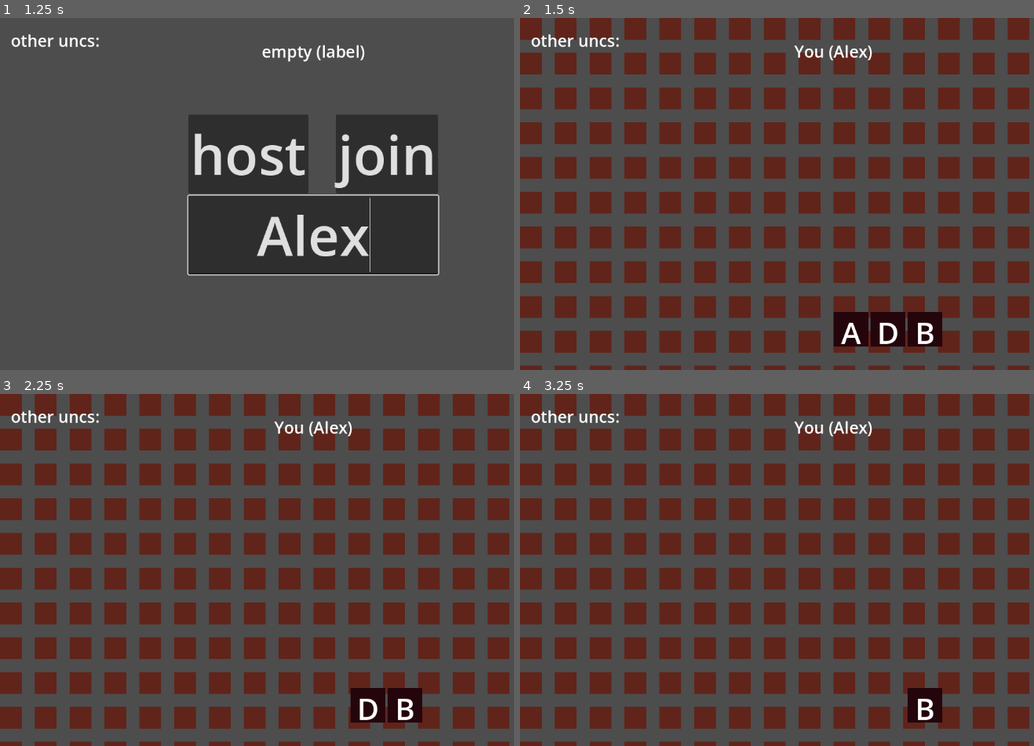
Above: before the commit, frames 1-4 (two rows, left to right).
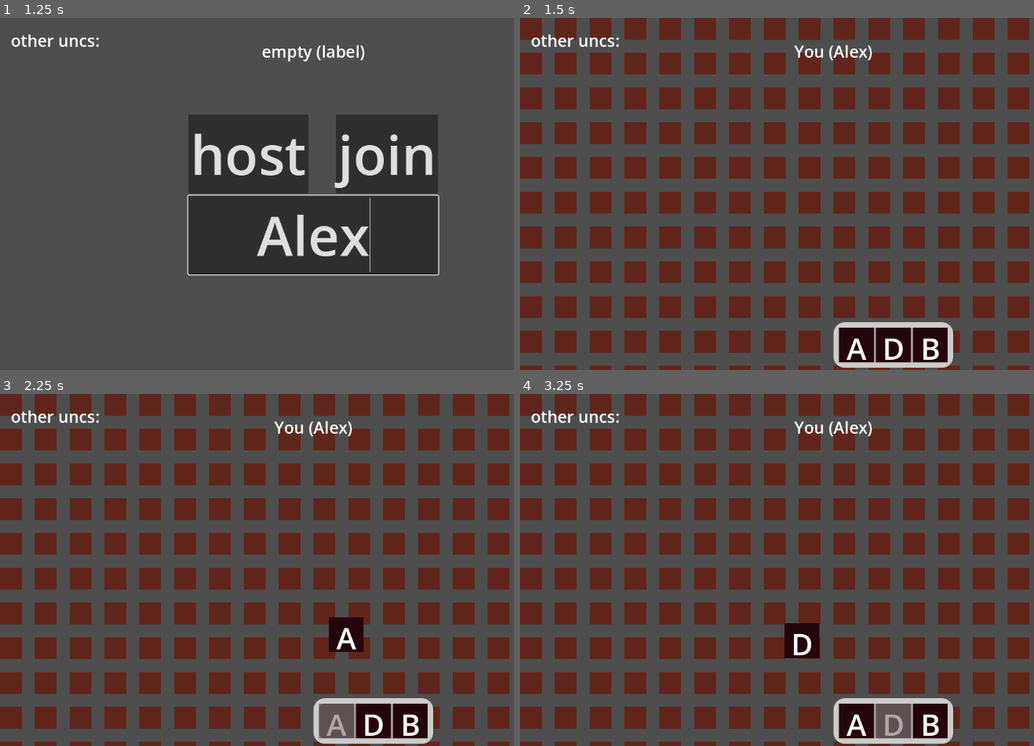
Above: after the commit, the same moments.

Repository: generallyy/bananagrams
Game: Godot game, scene res://scenes/Main.tscn
Same seed, same stepped clock (60 frames per second), same inputs: the game is played once before the commit and once after it.
Inputs (mouse positions are in pixels of both pictures, inside the frame that each line leads up to):
- Up to frame 1 (1.25 s): click (313, 236) at 0.52 s; type "Alex" at 0.6 s
- Up to frame 2 (1.5 s): click "host" at 1.25 s
- Up to frame 3 (2.25 s): tap Enter at 2 s; drag from (328, 703) to (375, 492) at 2.02 s
- Up to frame 4 (3.25 s): drag from (890, 703) to (802, 640) at 2.77 s

Frame 1 is identical in both runs. In frame 2, 2.9% of the frame differs, in the area x 60-85%, y 83-100%; in frame 3, 3.3%; in frame 4, 3.4%, in the area x 51-85%, y 65-100%.

Commit message:
drag (center drag, hidden mouse drag)
dude this is pain.
just spent the entire time trying to find documents to drag the center of the node, and then the rest of the time to figure out that you can't change the mouse icon when it's dragging. Sigh.

Diff:
--- a/scenes/Cell.tscn
+++ b/scenes/Cell.tscn
@@ -2,7 +2,9 @@
 
 [ext_resource type="Script" path="res://scripts/Cell.gd" id="1_br3w8"]
 
-[node name="Cell" type="Node2D"]
+[node name="Cell" type="Control"]
+layout_mode = 3
+anchors_preset = 0
 script = ExtResource("1_br3w8")
 
 [node name="ColorRect" type="ColorRect" parent="."]
--- a/scenes/Main.tscn
+++ b/scenes/Main.tscn
@@ -31,9 +31,6 @@
 theme = SubResource("Theme_d8q4l")
 script = ExtResource("1_c455u")
 player_scene = ExtResource("2_bosci")
-
-[node name="Player" parent="." instance=ExtResource("2_bosci")]
-layout_mode = 1
 
 [node name="Start Menu" type="CenterContainer" parent="."]
 texture_filter = 1
--- a/scenes/Tile.tscn
+++ b/scenes/Tile.tscn
@@ -18,6 +18,7 @@
 script = ExtResource("1_r3f4r")
 
 [node name="ColorRect" type="ColorRect" parent="."]
+layout_mode = 0
 offset_right = 64.0
 offset_bottom = 64.0
 color = Color(0.140141, 0.022391, 0.0483121, 1)
--- a/scenes/TileRack.tscn
+++ b/scenes/TileRack.tscn
@@ -1,7 +1,16 @@
 [gd_scene load_steps=3 format=3 uid="uid://bav8flav72ovb"]
 
 [ext_resource type="Script" path="res://scripts/TileRack.gd" id="1_u6lcx"]
-[ext_resource type="PackedScene" uid="uid://b7wwg2dlct326" path="res://scenes/Tile.tscn" id="2_4u2oi"]
+
+[sub_resource type="StyleBoxFlat" id="StyleBoxFlat_lpeku"]
+border_width_left = 10
+border_width_top = 10
+border_width_right = 10
+border_width_bottom = 10
+corner_radius_top_left = 20
+corner_radius_top_right = 20
+corner_radius_bottom_right = 20
+corner_radius_bottom_left = 20
 
 [node name="TileRack" type="Control"]
 layout_mode = 3
@@ -10,20 +19,17 @@
 anchor_top = 1.0
 anchor_right = 0.5
 anchor_bottom = 1.0
-offset_top = -48.0
-offset_bottom = -48.0
+offset_top = -88.0
+offset_bottom = -88.0
 grow_horizontal = 2
 grow_vertical = 0
 script = ExtResource("1_u6lcx")
 
-[node name="HBoxContainer" type="HBoxContainer" parent="."]
+[node name="PanelContainer" type="PanelContainer" parent="."]
 layout_mode = 0
-offset_right = 20.0
+offset_right = 64.0
+offset_bottom = 64.0
+theme_override_styles/panel = SubResource("StyleBoxFlat_lpeku")
 
-[node name="Tile" parent="HBoxContainer" instance=ExtResource("2_4u2oi")]
-visible = false
+[node name="HBoxContainer" type="HBoxContainer" parent="PanelContainer"]
 layout_mode = 2
-
-[node name="Tile2" parent="HBoxContainer" instance=ExtResource("2_4u2oi")]
-visible = false
-layout_mode = 2
--- a/scenes/player.tscn
+++ b/scenes/player.tscn
@@ -1,7 +1,6 @@
-[gd_scene load_steps=4 format=3 uid="uid://d0d32oahjs3ed"]
+[gd_scene load_steps=3 format=3 uid="uid://d0d32oahjs3ed"]
 
 [ext_resource type="Script" path="res://scripts/player.gd" id="1_swu3o"]
-[ext_resource type="PackedScene" uid="uid://bav8flav72ovb" path="res://scenes/TileRack.tscn" id="2_miph5"]
 
 [sub_resource type="SceneReplicationConfig" id="SceneReplicationConfig_yjofv"]
 properties/0/path = NodePath(".:position")
@@ -24,8 +23,3 @@
 
 [node name="MultiplayerSynchronizer" type="MultiplayerSynchronizer" parent="."]
 replication_config = SubResource("SceneReplicationConfig_yjofv")
-
-[node name="TileRack" parent="." instance=ExtResource("2_miph5")]
-layout_mode = 1
-offset_top = -106.605
-offset_bottom = -106.605
--- a/scripts/Cell.gd
+++ b/scripts/Cell.gd
@@ -1,12 +1,15 @@
-extends Node2D
+extends Control
 
-@export var grid_pos: Vector2i
+@export var board: Node  # set this to PlayerBoard
 
-# Called when the node enters the scene tree for the first time.
-func _ready():
-	pass # Replace with function body.
+func _can_drop_data(_pos, data):
+	return data.has("letter")
 
+func _drop_data(pos, data):
+	var cell_pos = Vector2i(position / board.cell_size)
+	var tile = data["source"]
+	tile.get_parent().remove_child(tile)
+	add_child(tile)
+	tile.position = Vector2.ZERO  # center inside cell
 
-# Called every frame. 'delta' is the elapsed time since the previous frame.
-func _process(delta):
-	pass
+	board.board_state[cell_pos] = tile.letter
--- a/scripts/Main.gd
+++ b/scripts/Main.gd
@@ -6,14 +6,13 @@
 @onready var top_label = $Label
 @onready var right_panel = $PeersPanel/MarginContainer/PanelNames
 @onready var name_field = get_node("Start Menu/VBoxContainer/NameField")
-@onready var player = $Player
 var player_names = {}
 var next_default_name = 1
 
 
-func _ready():
+#func _ready():
 	#start_menu.visible = true
-	$Player/TileRack.visible = false
+
 
 func _on_host_pressed():
 	peer.create_server(135)
@@ -33,7 +32,6 @@
 # things that both host and client must do.
 func on_join_setup():
 	start_menu.visible = false
-	$Player/TileRack.visible = true
 	multiplayer.peer_connected.connect(_add_player)
 	multiplayer.peer_disconnected.connect(_on_player_disconnected)
 
--- a/scripts/PlayerBoard.gd
+++ b/scripts/PlayerBoard.gd
@@ -13,13 +13,12 @@
 
 @onready var grid_root := $ZoomContainer/BoardLayer/GridCells
 @onready var zoom_node := $ZoomContainer
-@onready var tile_rack = get_parent().get_node("TileRack")
+@onready var tile_rack: Control = get_parent().get_node("TileRack")
 
 func _ready():
 	draw_visible_grid(Vector2i(0, 0), grid_size)
 
 	# THIS IS VERY TEMPORARY OKAY
-	var tile = preload("res://scenes/Tile.tscn").instantiate()
 	tile_rack.add_tile("A")
 	tile_rack.add_tile("D")
 	tile_rack.add_tile("B")
@@ -27,12 +26,12 @@
 func draw_visible_grid(center: Vector2i, range: int):
 	queue_free_children(grid_root)
 
-
 	for x in range * 2:
 		for y in range * 2:
 			var pos = center + Vector2i(x - range, y - range)
 
 			var cell = cell_scene.instantiate()
+			cell.board = self
 			cell.position = pos * cell_size
 			grid_root.add_child(cell)
 
@@ -44,6 +43,7 @@
 func queue_free_children(node: Node):
 	for child in node.get_children():
 		child.queue_free()
+
 
 
 func make_tile(letter: String) -> Node:
@@ -76,6 +76,9 @@
 
 	# --- CONTINUE DRAGGING ---
 	elif event is InputEventMouseMotion and is_dragging:
+		#var grabby_texture = preload("res://assets/hand_grab.png")
+		#Input.set_custom_mouse_cursor(grabby_texture, Input.CURSOR_ARROW, Vector2(16, 16))
+
 		var delta = event.position - drag_start_mouse
 		zoom_node.position = drag_start_offset + delta
 
--- a/scripts/Tile.gd
+++ b/scripts/Tile.gd
@@ -1,31 +1,68 @@
 # Tile
 extends Control
 
-@export var letter: String = "A"
+@export var letter: String:
+	set(value):
+		letter = value
+		$CenterContainer/Label.text = value
 
 var is_hovered := false
-var dragging := false
-var offset := Vector2.ZERO
 
 func _ready():
 	add_to_group("draggable_tile")
+	mouse_filter = Control.MOUSE_FILTER_STOP  # ensure it catches input
+
 	mouse_entered.connect(func(): is_hovered = true)
 	mouse_exited.connect(func(): is_hovered = false)
-		# Optional: update label if you have one
+		## Optional: update label if you have one
 	if has_node("CenterContainer/Label"):
 		$CenterContainer/Label.text = letter
-	add_to_group("draggable_tile")  # still used to filter clicks on the board
+
+func _get_drag_data(_at_position: Vector2) -> Variant:
+	Input.mouse_mode = Input.MOUSE_MODE_HIDDEN
+
+
+	var preview = self.duplicate()
+	#preview.position -= Vector2(32, 32)	# just doesn't work
+	if preview.has_node("ColorRect"):
+		preview.get_node("ColorRect").position -= preview.size / 2
+	if preview.has_node("CenterContainer"):
+		preview.get_node("CenterContainer").position -= preview.size / 2
+	set_drag_preview(preview)
+
+	#var preview = self.duplicate()
+	modulate = Color(1, 1, 1, 0.5)
+	#set_visible(false)
+#
+	#preview.set_deferred("global_position", global_position)
+	#
+	#set_drag_preview(preview)
+
+
+	return {
+		"letter": letter,
+		"source": self
+	}
+
+func _can_drop_data(_at_position, _data):
+	# this removes the "no no" icon... or is supposed to.
+	return false  # not a drop target
 
 
 func _gui_input(event):
-	if event is InputEventMouseButton and event.button_index == MOUSE_BUTTON_LEFT:
-		if event.pressed:
-			dragging = true
-
-		else:
-			dragging = false
-
-func _process(delta):
-	if dragging:
-		var mouse_pos = get_viewport().get_mouse_position()
-		position = mouse_pos - size / 2  # 🔥 center the tile on the mouse
+	if event is InputEventMouseButton and event.pressed and event.button_index == MOUSE_BUTTON_LEFT:
+		#set_drag_preview(duplicate())
+		mouse_default_cursor_shape = Control.CURSOR_DRAG
+		print("the drag occurs! unc.")
+		#pass
+		#set_drag_forwarding(this)
+		# Triggers get_drag_data next frame
+#
+#func _process(delta):
+	#if dragging:
+		#var mouse_pos = get_viewport().get_mouse_position()
+		#position = mouse_pos - size / 2  # 🔥 center the tile on the mouse
+func _notification(what):
+	if what == NOTIFICATION_DRAG_END:
+		Input.mouse_mode = Input.MOUSE_MODE_VISIBLE
+		modulate = Color(1, 1, 1, 1)  # Restore original alpha
--- a/scripts/TileRack.gd
+++ b/scripts/TileRack.gd
@@ -1,6 +1,6 @@
 extends Control
 
-@onready var tile_container = $HBoxContainer
+@onready var tile_container: HBoxContainer = $PanelContainer/HBoxContainer
 
 func add_tile(letter: String):
 	var tile = preload("res://scenes/Tile.tscn").instantiate()
--- a/scripts/player.gd
+++ b/scripts/player.gd
@@ -7,9 +7,11 @@
 @onready var info_label = $Label
 
 func create_board():
-	print("hello this happened")
+	var tile_rack = preload("res://scenes/TileRack.tscn").instantiate()
+	add_child(tile_rack)
 	var board = preload("res://scenes/PlayerBoard.tscn").instantiate()
 	add_child(board)
 
+
 func _enter_tree():
 	set_multiplayer_authority(name.to_int())
